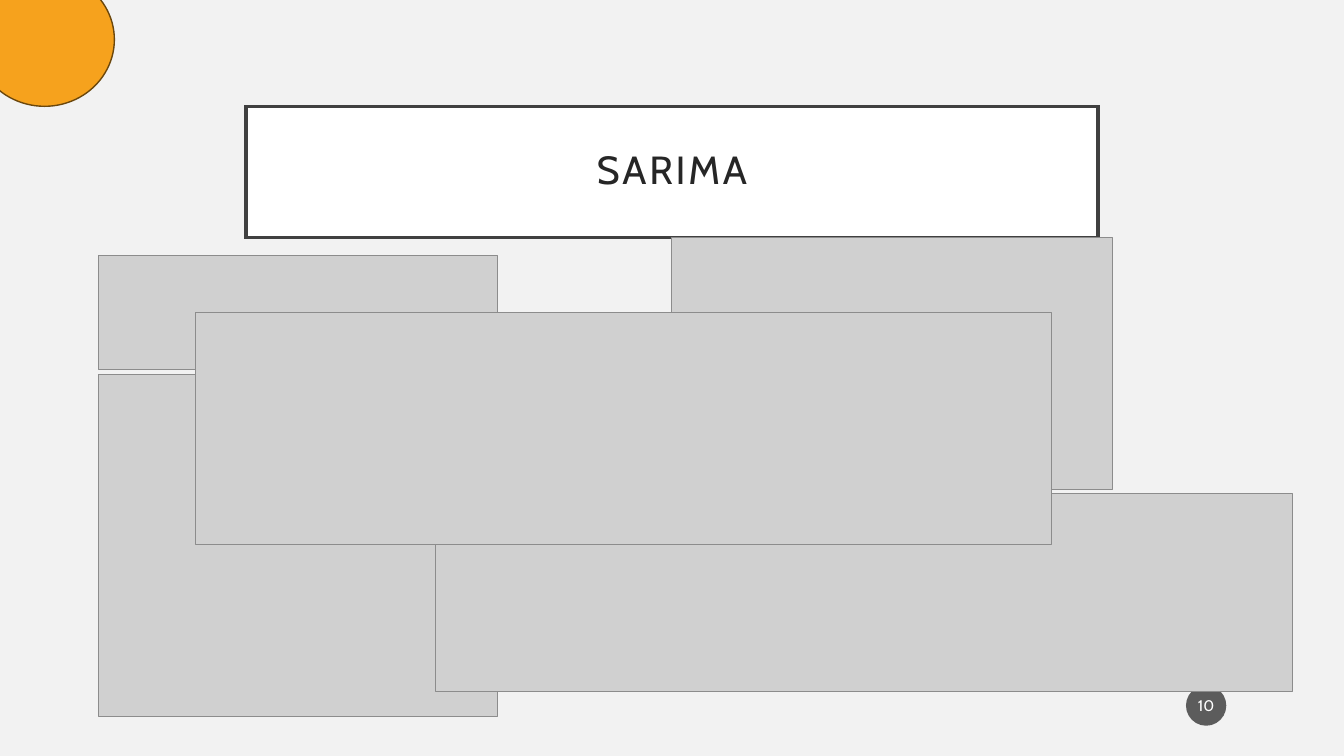
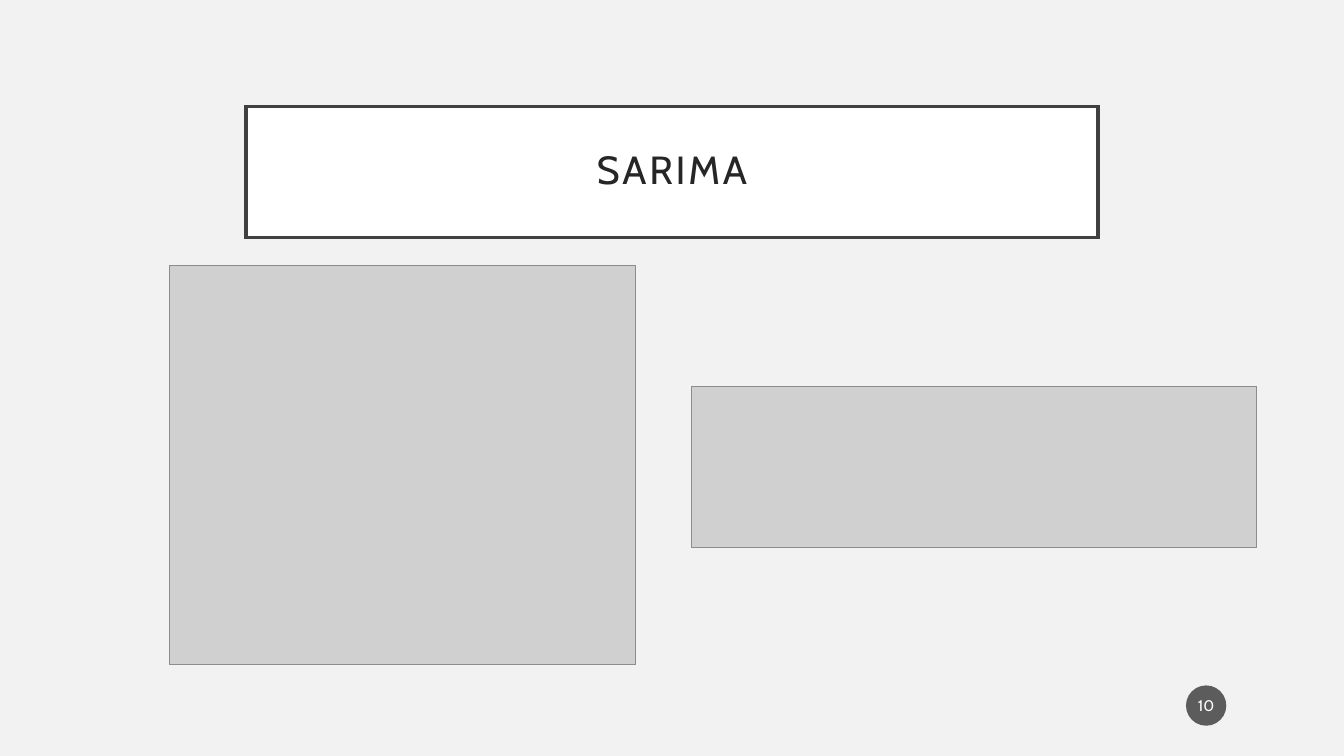
Before and after one commit to Hugoverissimo21/ElectricityForecastES, a slide deck: slide 10 of slides.pptx. Drawn at 1344x756 pixels with LibreOffice and Linux fonts; fonts in the diff are those of the drawing; grey boxes stand for pictures. Boxes give left, top, right and bottom in pixels: in the first picture for what was removed or moved away, otherwise in the second. Text is boxed around its words. In the diff, an @@ line names an element or a change of style, - is before the commit and + after.

```diff
--- a/slides.pptx
+++ b/slides.pptx
@@ ellipse removed at (0, 0, 114, 106) @@
@@ picture removed at (673, 237, 1113, 489) @@
@@ picture: place and size @@
-picture at (99, 374, 498, 716)
+picture at (169, 265, 635, 664)
@@ picture removed at (196, 313, 1053, 544) @@
@@ picture: place and size @@
-picture at (99, 256, 498, 370)
+picture at (692, 386, 1257, 547)
@@ picture removed at (436, 494, 1293, 693) @@
```
Also in this commit, not shown: 5 other slides changed, 6 slides added, 5 slides removed, 1 other file.
